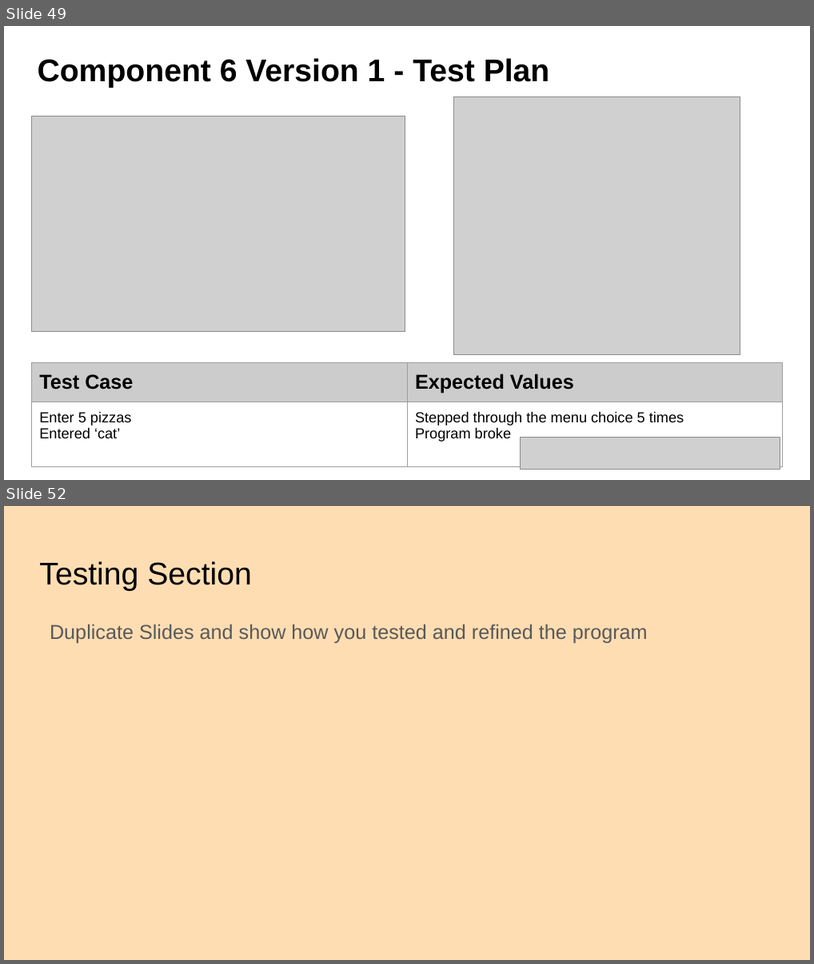
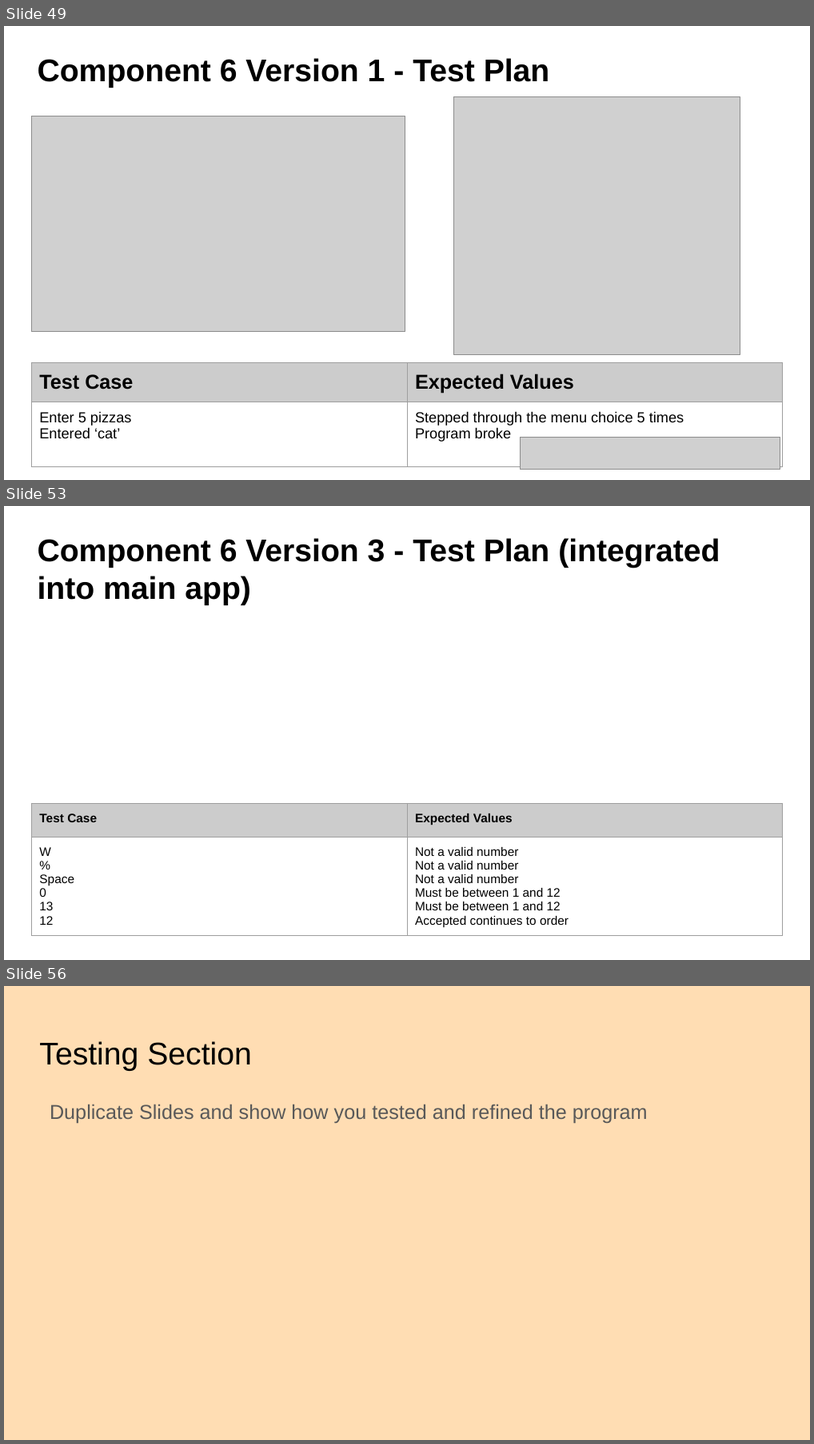
Before and after one commit to danettp/ds_nuts_bot, a slide deck: Danett Pepito - 000_91896 _ 91897 Documentation - 2150400 (Git).pptx. Shown one above the other, each under a label of ours: slides 49 and 52 before the commit, slides 49, 53 and 56 after it; the slides between them are not shown. The pictures are 814x964 and 814x1444 pixels, drawn with LibreOffice and Linux fonts; fonts in the diff are those of the drawing; grey boxes stand for pictures; background and template pictures are left out. Boxes give left, top, right and bottom in pixels: in the first picture for what was removed or moved away, otherwise in the second. Text is boxed around its words. In the diff, an @@ line names an element or a change of style, - is before the commit and + after.

Commit message:
Added validation to number of nuts
Added validation to number of nuts entry to restrict number between 1 and 12 and only accept valid integer.

```diff
--- a/Danett Pepito - 000_91896 _ 91897 Documentation - 2150400 (Git).pptx
+++ b/Danett Pepito - 000_91896 _ 91897 Documentation - 2150400 (Git).pptx
@@ slide 53 added at <box>4,506,810,960</box>, background picture (left out) @@
@@ title added at <box>38,538,720,605</box>, 28 pt, text #000000, bold @@
+Component 6 Version 3 - Test Plan (integrated into main app)
@@ table added at <box>31,803,783,941</box>, 2 rows, 2 columns @@
+Test Case | Expected Values
+W / % / Space / 0 / 13 / 12 | Not a valid number / Not a valid number / Not a valid number / Must be between 1 and 12 / Must be between 1 and 12 / Accepted continues to order
@@ what was slide 52 is now slide 56 @@
```
Also in this commit, not shown: 2 slides changed, 4 other slides added, 1 slide removed, 1 other file.
